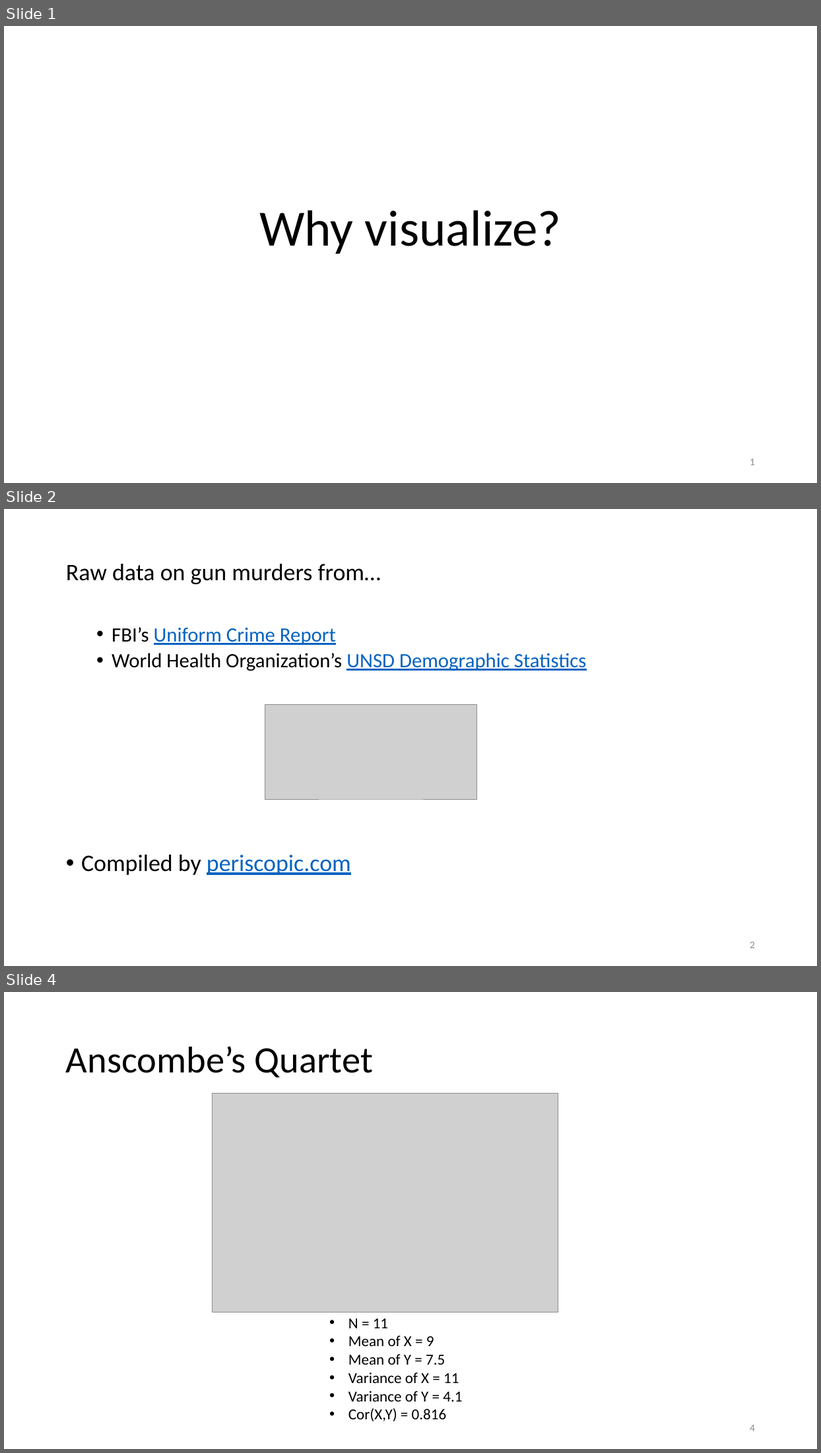
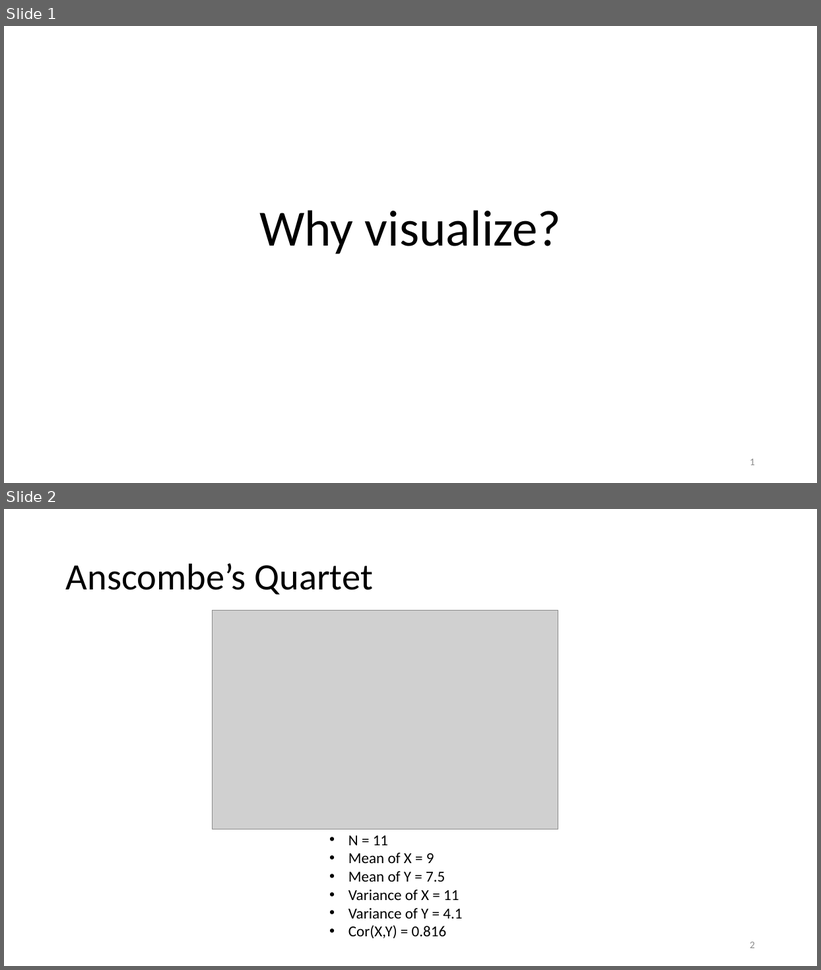
Before and after one commit to WSU-DataScience/WiCS_workshop, a slide deck: Visualization Notes/1 - Principles of data visualization.pptx. Shown one above the other, each under a label of ours: slides 1, 2 and 4 before the commit, slides 1 and 2 after it; the slides between them are not shown. The pictures are 821x1453 and 821x970 pixels, drawn with LibreOffice and Linux fonts; fonts in the diff are those of the drawing; grey boxes stand for pictures. Boxes give left, top, right and bottom in pixels: in the first picture for what was removed or moved away, otherwise in the second. Text is boxed around its words. In the diff, an @@ line names an element or a change of style, - is before the commit and + after.

```diff
--- a/Visualization Notes/1 - Principles of data visualization.pptx
+++ b/Visualization Notes/1 - Principles of data visualization.pptx
@@ slide 2 removed at (4, 509, 817, 966), background #FFFFFF @@
@@ text removed at (66, 564, 587, 875) @@
-Raw data on gun murders from…
-  • FBI’s Uniform Crime Report
-  • World Health Organization’s UNSD Demographic Statistics
-• Compiled by periscopic.com
@@ picture removed at (265, 705, 477, 800) @@
@@ page number removed at (750, 942, 755, 949) @@
-2
@@ what was slide 4 is now slide 2 @@
@@ page number at (750, 942, 755, 949): text changed @@
-4
+2
```
Also in this commit, not shown: 7 slides changed, 3 slides added, 1 other slide removed, 4 other files.
